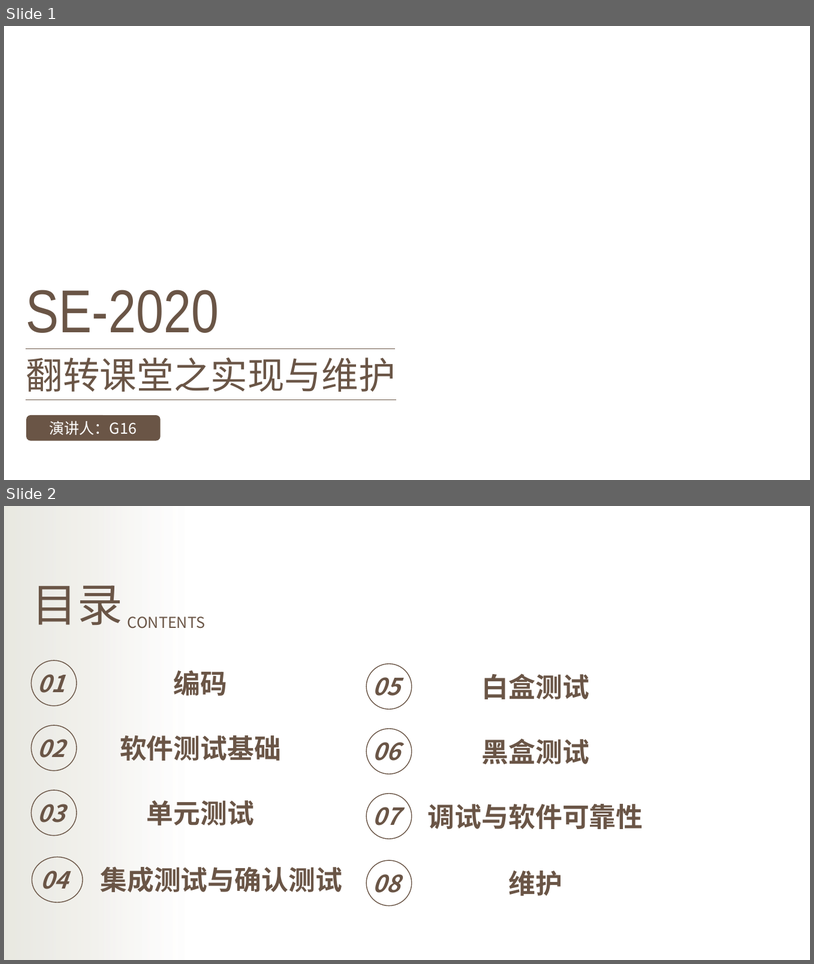
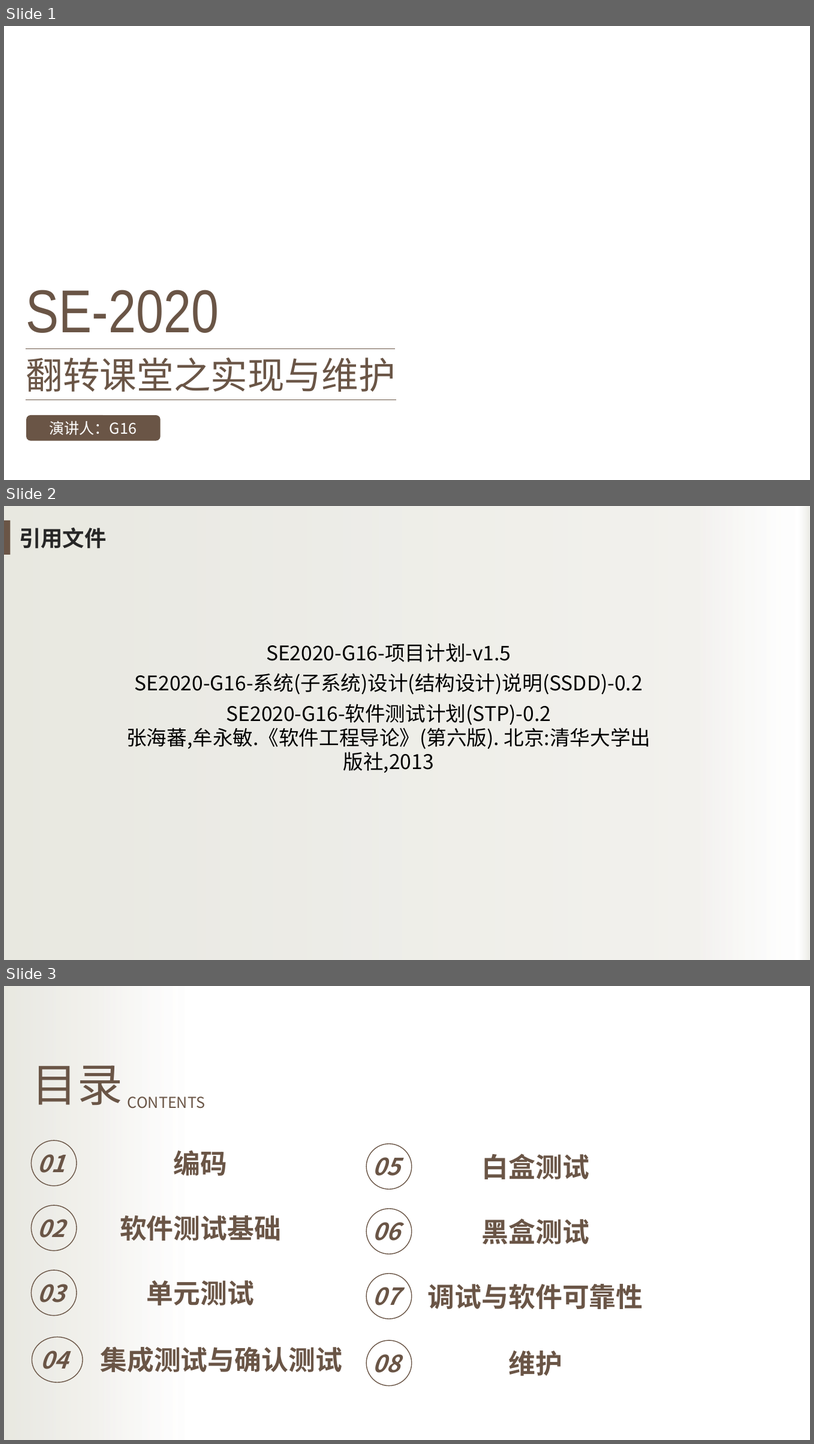
Before and after one commit to avgstuBoboge/SE2020-document, a slide deck: ppt/SE2020-G16-翻转课堂.pptx. Shown one above the other, each under a label of ours: slides 1 and 2 before the commit, slides 1, 2 and 3 after it. The pictures are 814x964 and 814x1444 pixels, drawn with LibreOffice and Linux fonts; fonts in the diff are those of the drawing; background and template pictures are left out. Boxes give left, top, right and bottom in pixels: in the first picture for what was removed or moved away, otherwise in the second. Text is boxed around its words. In the diff, an @@ line names an element or a change of style, - is before the commit and + after.

```diff
--- a/ppt/SE2020-G16-翻转课堂.pptx
+++ b/ppt/SE2020-G16-翻转课堂.pptx
@@ slide 2 added at <box>4,506,810,960</box>, background picture (left out) @@
@@ rectangle added at <box>4,506,810,960</box>, fill gradient #E7E7DF to #F0EFEB to #FFFFFF to #EBEBE5 @@
@@ rectangle added at <box>4,520,10,555</box>, fill #6A5546 @@
@@ text added at <box>19,528,107,549</box>, 26 pt, text #262626, bold @@
+引用文件
@@ text added at <box>126,643,651,772</box>, 24 pt, text #000000 @@
+SE2020-G16-项目计划-v1.5
+SE2020-G16-系统(子系统)设计(结构设计)说明(SSDD)-0.2
+SE2020-G16-软件测试计划(STP)-0.2
+张海蕃,牟永敏.《软件工程导论》(第六版). 北京:清华大学出版社,2013
@@ what was slide 2 is now slide 3 @@
```
Also in this commit, not shown: 8 slides changed, 5 other slides added, 1 other file.
